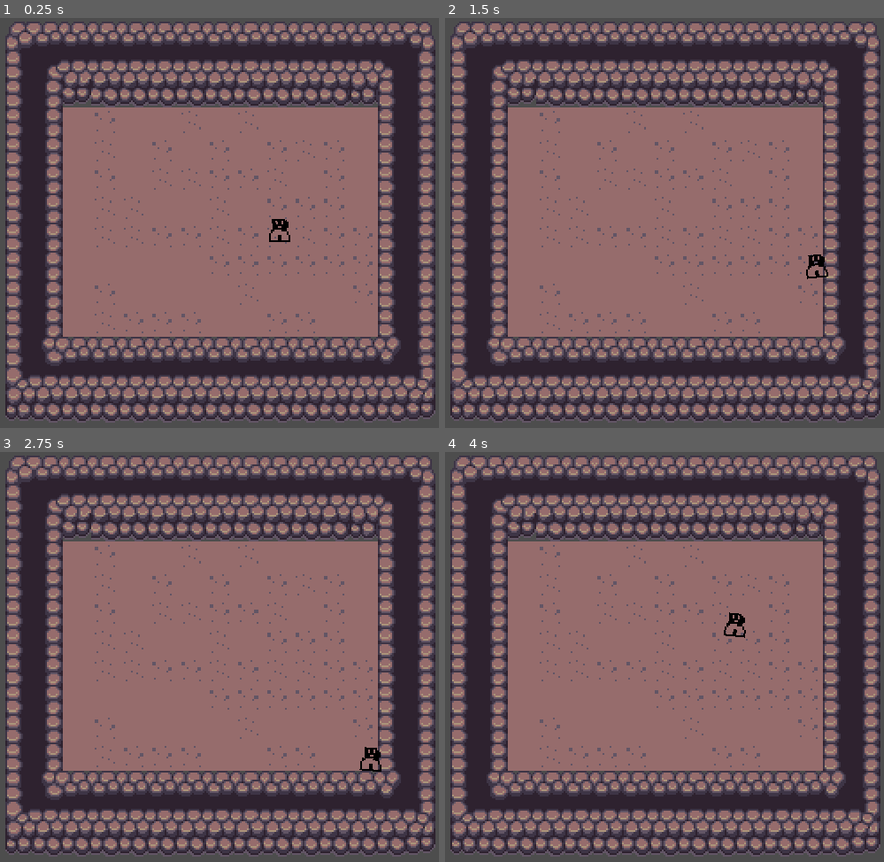
Above: before the commit, frames 1-4 (two rows, left to right).
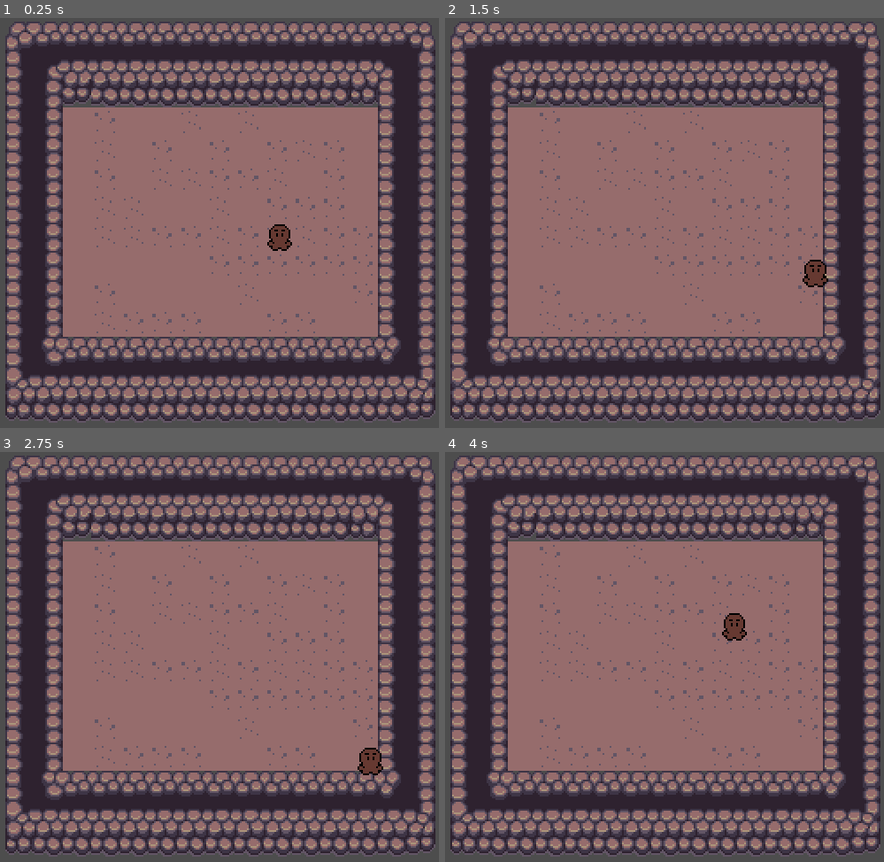
Above: after the commit, the same moments.

Repository: Atlls/project_locroto
Game: Godot game, scene res://scene/mundo.tscn
Same seed, same stepped clock (60 frames per second), same inputs: the game is played once before the commit and once after it.
Inputs:
- Up to frame 1 (0.25 s): no input
- Up to frame 2 (1.5 s): tap Enter at 0.5 s; hold Right (ui_right) 0.53-1.28 s; hold Down (ui_down) from 1.28 s (still down)
- Up to frame 3 (2.75 s): release Down (ui_down) at 2.03 s; hold Right (ui_right) from 2.03 s (still down)
- Up to frame 4 (4 s): release Right (ui_right) at 2.78 s; hold Up (ui_up) 2.78-3.53 s; hold Left (ui_left) from 3.53 s (still down)

The runs differ from the first frame. In frame 1, 0.3% of the frame differs, in the area x 60-67%, y 49-57%; in frame 2, 0.3%, in the area x 81-88%, y 57-66%; in frame 3, 0.3%; in frame 4, 0.3%.

Commit message:
puto ubuntu

Diff:
--- a/scene/player.tscn
+++ b/scene/player.tscn
@@ -1,24 +1,21 @@
 [gd_scene load_steps=14 format=3 uid="uid://cn3h62o4vgiqj"]
 
 [ext_resource type="Script" path="res://scripts/person_controler.gd" id="1_or8e5"]
-[ext_resource type="Texture2D" uid="uid://bfjxwdqu3d20a" path="res://assets/char.png" id="2_6inmk"]
-
-[sub_resource type="RectangleShape2D" id="RectangleShape2D_6liug"]
-size = Vector2(7.5, 10)
+[ext_resource type="Texture2D" uid="uid://bu21mr8ko4cfk" path="res://assets/sprite_sheet/vartolo1_ss.png" id="2_gtyml"]
 
 [sub_resource type="Animation" id="Animation_ujiq2"]
 length = 0.001
 tracks/0/type = "value"
 tracks/0/imported = false
 tracks/0/enabled = true
-tracks/0/path = NodePath("Sprite2D:rotation")
+tracks/0/path = NodePath("Sprite2D:frame")
 tracks/0/interp = 1
 tracks/0/loop_wrap = true
 tracks/0/keys = {
 "times": PackedFloat32Array(0),
 "transitions": PackedFloat32Array(1),
-"update": 0,
-"values": [-0.0936535]
+"update": 1,
+"values": [0]
 }
 
 [sub_resource type="Animation" id="Animation_hfswo"]
@@ -27,31 +24,19 @@
 tracks/0/type = "value"
 tracks/0/imported = false
 tracks/0/enabled = true
-tracks/0/path = NodePath("Sprite2D:rotation")
+tracks/0/path = NodePath("Sprite2D:frame")
 tracks/0/interp = 1
 tracks/0/loop_wrap = true
 tracks/0/keys = {
-"times": PackedFloat32Array(0, 0.81),
-"transitions": PackedFloat32Array(1, 1),
-"update": 0,
-"values": [-0.0522201, 0.00870369]
+"times": PackedFloat32Array(0),
+"transitions": PackedFloat32Array(1),
+"update": 1,
+"values": [0]
 }
 
 [sub_resource type="Animation" id="Animation_w0yv4"]
 resource_name = "run"
 loop_mode = 1
-tracks/0/type = "value"
-tracks/0/imported = false
-tracks/0/enabled = true
-tracks/0/path = NodePath("Sprite2D:rotation")
-tracks/0/interp = 1
-tracks/0/loop_wrap = true
-tracks/0/keys = {
-"times": PackedFloat32Array(0, 0.5),
-"transitions": PackedFloat32Array(0.164939, 0.164939),
-"update": 0,
-"values": [-0.0936535, 0.0942478]
-}
 
 [sub_resource type="AnimationLibrary" id="AnimationLibrary_kl7ql"]
 _data = {
@@ -85,18 +70,13 @@
 states/run/node = SubResource("AnimationNodeAnimation_4xsr2")
 states/run/position = Vector2(501, 262)
 transitions = ["Start", "idle", SubResource("AnimationNodeStateMachineTransition_58j6e"), "idle", "run", SubResource("AnimationNodeStateMachineTransition_pdqvg"), "run", "idle", SubResource("AnimationNodeStateMachineTransition_a86ic")]
+graph_offset = Vector2(-245.554, 118.18)
+
+[sub_resource type="RectangleShape2D" id="RectangleShape2D_58i6p"]
+size = Vector2(8.5, 5.75)
 
 [node name="CharacterBody2D" type="CharacterBody2D"]
 script = ExtResource("1_or8e5")
-
-[node name="Sprite2D" type="Sprite2D" parent="."]
-position = Vector2(0, -4)
-rotation = -0.0936535
-texture = ExtResource("2_6inmk")
-
-[node name="CollisionShape2D" type="CollisionShape2D" parent="."]
-position = Vector2(0, -2)
-shape = SubResource("RectangleShape2D_6liug")
 
 [node name="AnimationPlayer" type="AnimationPlayer" parent="."]
 libraries = {
@@ -107,4 +87,12 @@
 tree_root = SubResource("AnimationNodeStateMachine_gfhn6")
 anim_player = NodePath("../AnimationPlayer")
 parameters/conditions/idle = true
-parameters/conditions/run = true
+parameters/conditions/run = false
+
+[node name="Sprite2D" type="Sprite2D" parent="."]
+texture = ExtResource("2_gtyml")
+hframes = 3
+
+[node name="CollisionShape2D" type="CollisionShape2D" parent="."]
+position = Vector2(0, 3)
+shape = SubResource("RectangleShape2D_58i6p")
Binary file added: assets/sprite_sheet/vartolo1_ss.png
Not shown, added: assets/sprite_sheet/vartolo1_ss.png.import
